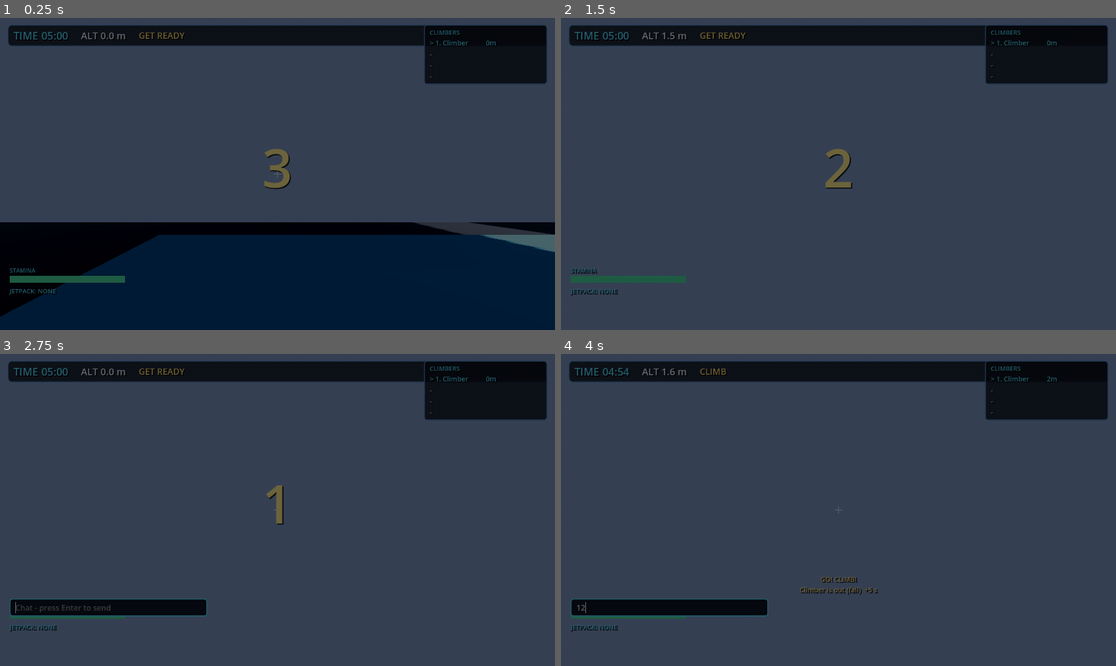
Above: before the commit, frames 1-4 (two rows, left to right).
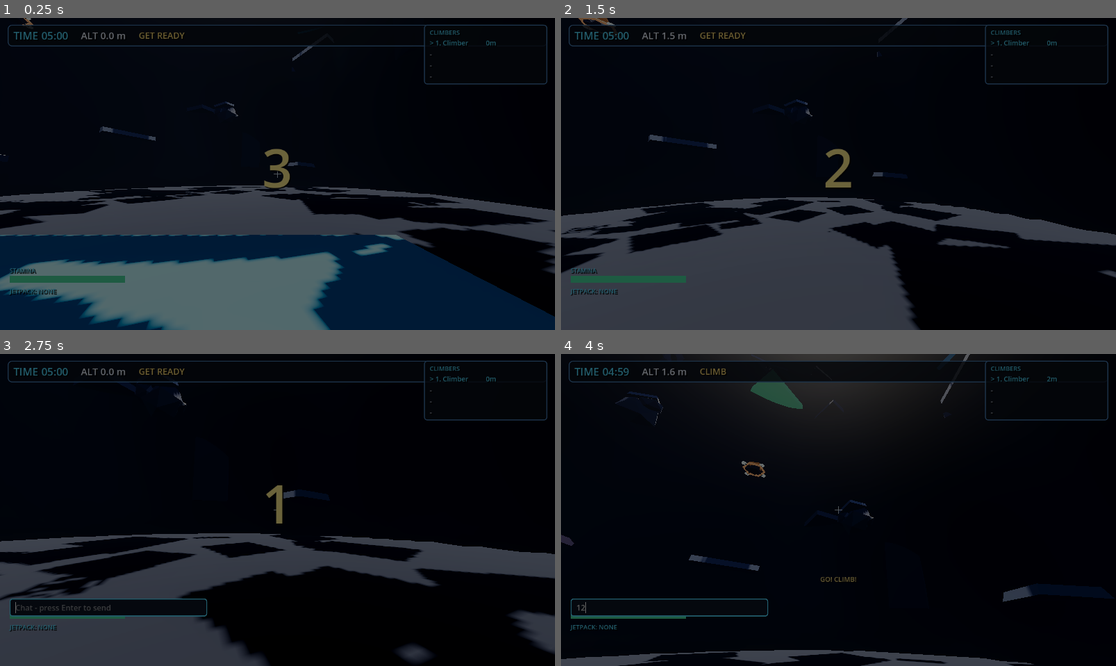
Above: after the commit, the same moments.

Repository: peakbuild112000/Project1
Game: Godot game, scene res://scenes/game.tscn
The game is run twice, just before and just after one commit, with the same random seed, the same clock (stepped at 60 frames per second) and the same inputs. This scene is started directly instead of the project's main scene.
Inputs (mouse positions are in pixels of both pictures, inside the frame that each line leads up to):
- Up to frame 1 (0.25 s): no input
- Up to frame 2 (1.5 s): tap Enter (ui_accept) at 0.5 s; move the mouse to (866, 174) at 0.52 s; hold W (move_forward) from 0.53 s (still down); click (866, 174) at 0.6 s; tap Space (jump) at 0.77 s; move the mouse to (810, 174) at 1.27 s; right-click (810, 174) at 1.35 s
- Up to frame 3 (2.75 s): keep holding W (move_forward); tap Space (jump) at 1.52 s; move the mouse to (288, 503) at 2.02 s; hold T (chat) from 2.03 s (still down)
- Up to frame 4 (4 s): release W (move_forward) at 2.75 s; release T (chat) at 2.75 s; click (672, 606) at 2.77 s; type "12" at 2.85 s; drag from (810, 572) to (672, 463) at 3.52 s

The runs differ from the first frame. In frame 1, 71% of the frame differs, in the area x 0-100%, y 0-100%; in frame 2, 68%; in frame 3, 72%; in frame 4, 86%.

Commit message:
Spawn racers on the mountain and light the route from above

Diff:
--- a/scenes/game.tscn
+++ b/scenes/game.tscn
@@ -11,7 +11,7 @@
 [node name="WorldEnvironment" type="WorldEnvironment" parent="." unique_id=1616729675]
 
 [node name="DirectionalLight3D" type="DirectionalLight3D" parent="." unique_id=382511607]
-transform = Transform3D(1, 0, 0, 0, -4.371139e-08, 1, 0, -1, -4.371139e-08, 0, 10.219754, 0)
+transform = Transform3D(1, 0, 0, 0, 0, -1, 0, 1, 0, 0, 180, 16)
 
 [node name="Level" type="Node3D" parent="." unique_id=2132687473]
 script = ExtResource("2_level")
--- a/scripts/game/game_manager.gd
+++ b/scripts/game/game_manager.gd
@@ -117,7 +117,7 @@
 	environment.fog_enabled = true
 	environment.fog_mode = Environment.FOG_MODE_EXPONENTIAL
 	environment.fog_light_color = Color(0.36, 0.43, 0.58)
-	environment.fog_density = 0.0045
+	environment.fog_density = 0.0025
 	environment.fog_sun_scatter = 0.35
 	environment.glow_enabled = true
 	environment.glow_intensity = 0.35
@@ -126,11 +126,14 @@
 
 
 func _setup_light() -> void:
-	sun.light_color = Color(1.0, 0.93, 0.8)
-	sun.light_energy = 1.9
+	sun.light_color = Color(1.0, 0.95, 0.86)
+	sun.light_energy = 2.0
 	sun.shadow_enabled = true
-	sun.directional_shadow_max_distance = 240.0
-	sun.rotation_degrees = Vector3(-43.0, 37.0, 0.0)
+	sun.directional_shadow_max_distance = 260.0
+	# Put the sun high above the summit so the whole route is readable and the
+	# mountain does not hide itself in its own shadow.
+	sun.global_position = Vector3(0.0, 180.0, 16.0)
+	sun.rotation_degrees = Vector3(-86.0, 20.0, 0.0)
 
 
 func _has_network() -> bool:
--- a/scripts/game/level_generator.gd
+++ b/scripts/game/level_generator.gd
@@ -161,11 +161,12 @@
 
 func _build_base() -> void:
 	_add_box(Vector3(0, -0.5, MOUNTAIN_CENTER_Z), Vector3(52, 3, 52), _base_material)
-	# Flat race start pad at the foot of the mountain.
-	_add_box(Vector3(0, 0.9, -2.0), Vector3(16, 0.4, 12), _accent_material)
+	# Flat race start pad on the lower shoulder of the mountain, so racers
+	# begin on the route instead of outside its silhouette.
+	_add_box(Vector3(0, 0.9, 2.0), Vector3(16, 0.4, 12), _accent_material)
 	var x_positions: Array[float] = [-4.5, -1.5, 1.5, 4.5]
 	for x in x_positions:
-		spawn_points.append(Vector3(x, 1.95, -2.0))
+		spawn_points.append(Vector3(x, 1.95, 2.0))
 
 
 func _height_at(x: float, z: float) -> float:
@@ -183,7 +184,7 @@
 	) * clampf(t * 1.7, 0.0, 1.0)
 	var height := 1.0 + profile + ridges
 	# Flat race start pad so nobody begins on a slope.
-	var start_band := smoothstep(-8.0, -5.0, z) * (1.0 - smoothstep(1.0, 4.0, z))
+	var start_band := smoothstep(-7.0, -4.0, z) * (1.0 - smoothstep(8.0, 11.0, z))
 	var start_width := 1.0 - smoothstep(5.0, 9.0, absf(x))
 	height = lerpf(height, 1.0, start_band * start_width)
 	if distance < 2.6:
@@ -281,7 +282,7 @@
 				rng.randf_range(0.7, 1.9)
 			)
 			# Keep the race start pad free of low holds.
-			if pos.y < 10.0 and absf(pos.x) < 7.0 and pos.z < 5.0:
+			if pos.y < 10.0 and absf(pos.x) < 7.0 and pos.z < 9.0:
 				continue
 			var width := rng.randf_range(lerpf(4.2, 2.2, difficulty), lerpf(5.4, 3.0, difficulty))
 			var depth := rng.randf_range(lerpf(3.2, 1.6, difficulty), lerpf(4.2, 2.4, difficulty))
@@ -309,7 +310,7 @@
 		if i % 2 == 1:
 			var rib_angle := base_angle + 0.9
 			var rib := _mountain_point(y - 1.0, rib_angle, 0.2)
-			if rib.y < 10.0 and absf(rib.x) < 7.0 and rib.z < 5.0:
+			if rib.y < 10.0 and absf(rib.x) < 7.0 and rib.z < 9.0:
 				continue
 			_add_box(
 				rib, Vector3(0.65, 6.2, 2.6), _wall_material, null,
@@ -346,7 +347,7 @@
 		var x := cos(angle) * radius
 		var z := MOUNTAIN_CENTER_Z + sin(angle) * radius
 		# Keep the race start pad clear of boulders.
-		if absf(x) < 7.0 and z > -9.0 and z < 5.0:
+		if absf(x) < 7.0 and z > -9.0 and z < 9.0:
 			continue
 		var rock_point := Vector3(x, _height_at(x, z) + 0.4, z)
 		var holder := _instance_model(MODEL_ROCK)
--- a/scripts/player/player_camera.gd
+++ b/scripts/player/player_camera.gd
@@ -10,6 +10,10 @@
 @export var follow_speed: float = 26.0
 @export var head_height: float = 0.95
 @export var fall_fov_boost: float = 14.0
+
+## The racers start on the near side of the mountain, so spawn facing +Z toward
+## the summit instead of the empty space behind the start pad.
+const START_YAW := PI
 
 var pitch_deg: float = 0.0
 var yaw_rad: float = 0.0
@@ -35,15 +39,15 @@
 		camera.current = local
 	if local:
 		pitch_deg = 0.0
-		yaw_rad = 0.0
-		rotation = Vector3.ZERO
+		yaw_rad = START_YAW
+		rotation = Vector3(0.0, yaw_rad, 0.0)
 		if global_position.distance_squared_to(_desired_position()) > 625.0:
 			global_position = _desired_position()
 		Input.set_mouse_mode(Input.MOUSE_MODE_CAPTURED)
 	else:
 		pitch_deg = 0.0
-		yaw_rad = 0.0
-		rotation = Vector3.ZERO
+		yaw_rad = START_YAW
+		rotation = Vector3(0.0, yaw_rad, 0.0)
 		if camera != null:
 			camera.position = Vector3.ZERO
 			camera.rotation_degrees.x = 0.0
--- a/tests/camera_yaw_test.gd
+++ b/tests/camera_yaw_test.gd
@@ -5,17 +5,21 @@
 	var climber := packed.instantiate()
 	root.add_child(climber)
 	await process_frame
+	var failures: int = 0
 	var camera: Node3D = climber.find_child("CameraPivot", true, false) as Node3D
 	if camera == null:
 		print("CAMERA YAW failures=1 missing camera")
 		quit(1)
 		return
 	camera.call("setup_local", true)
+	var spawn_yaw: float = float(camera.get("yaw_rad"))
+	if absf(spawn_yaw - PI) > 0.01:
+		failures += 1
+		push_error("Camera must face the summit at spawn: yaw=%f" % spawn_yaw)
 	camera.set("yaw_rad", 1.234)
 	var before: float = float(camera.get("yaw_rad"))
 	camera.call("_process", 0.016)
 	var after: float = camera.rotation.y
-	var failures: int = 0
 	if absf(after - before) > 0.01:
 		failures += 1
 		push_error("Camera yaw was reset in _process: yaw=%f rotation.y=%f" % [before, after])
--- a/tests/climb_game_smoke.gd
+++ b/tests/climb_game_smoke.gd
@@ -88,6 +88,8 @@
 	for slot in range(4):
 		var spawn: Vector3 = level_node.call("get_spawn_point", slot)
 		check(absf(spawn.y - 1.95) <= 0.01, "Spawn slot %d is not on the flat start pad" % slot)
+		check(absf(spawn.z - 2.0) <= 0.01, "Spawn slot %d sits outside the mountain footprint" % slot)
+		check(sqrt(spawn.x * spawn.x + (spawn.z - 16.0) * (spawn.z - 16.0)) < 19.0, "Spawn slot %d is not on the mountain" % slot)
 		check(float(level_node.call("_height_at", spawn.x, spawn.z)) <= 1.2, "Start pad slot %d sits on a slope" % slot)
 
 	game.call("_authorize_item", 1, "jetpack_0")
Not shown, changed: docs/DESIGN.md
Not shown, changed: docs/ERRORS.md
